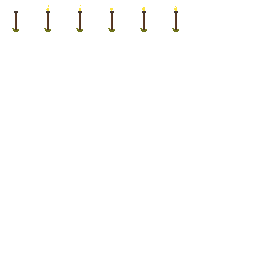
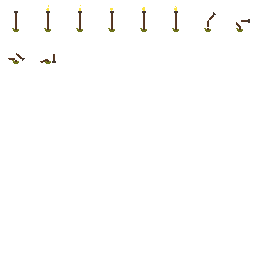
Two versions of the same layered image (256 x 256). Layer-by-layer changes:
added layer "Вставленный слой #6" above "Вставленный слой #7" over (x1=52, y1=54, x2=56, y2=63)
added layer "Вставленный слой #7" above "Вставленный слой #5" over (x1=8, y1=12, x2=250, y2=64)
